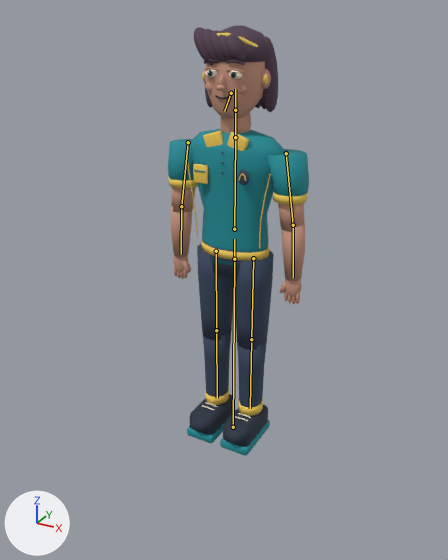
What one commit did to the glTF model public/models/aurora/maria.glb.
Both versions are drawn from a 50 mm camera at (1.186, -2.254, 1.916) aimed at (0.051, -0.189, 0.884). Lighting does not change. The marker at lower left points along +X, +Y and +Z. The picture after the commit comes second. Both versions are drawn at frame 0 of the action 'Stand'; the numbers are the values there. The bones that change, and the others that lie on the model, are drawn over the model as lines.

Objects in the first picture: 'Aurora_maria_fictional'.
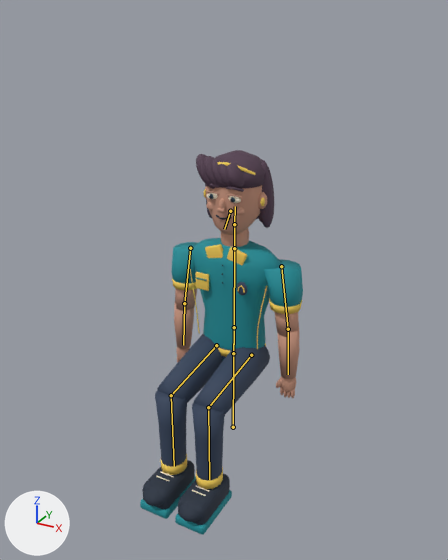
Pixel boxes [x1, y1, x2, y2] of what changed, in the pictures (448 x 560 px):
'Aurora_maria_fictional', posed (15% wider, 11% shorter): before [168, 25, 309, 456]; after [140, 150, 303, 535]
bone 'hips', root to tip: before (234, 259) to (234, 239); after (233, 353) to (234, 336)
bone 'thigh.L', root to tip: before (216, 251) to (216, 330); after (216, 345) to (171, 395)
bone 'shin.L', root to tip: before (216, 330) to (217, 398); after (171, 395) to (174, 466)
bone 'thigh.R', root to tip: before (253, 258) to (251, 339); after (251, 355) to (208, 407)
bone 'shin.R', root to tip: before (251, 339) to (250, 408); after (208, 407) to (209, 479)

The edits, one by one:
Bone 'hips' (bone_hips) moves from (0.0, 0.0, 0.0) to (0.0, -0.48, 0.0).
Bone 'thigh.L' (bone_thigh_l) turns from (0, 0, 0) to (-83, 0, 0) degrees about its own x, y and z.
Bone 'shin.L' (bone_shin_l) turns from (0, 0, 0) to (83, 0, 0) degrees about its own x, y and z.
Bone 'thigh.R' (bone_thigh_r) turns from (0, 0, 0) to (-83, 0, 0) degrees about its own x, y and z.
Bone 'shin.R' (bone_shin_r) turns from (0, 0, 0) to (83, 0, 0) degrees about its own x, y and z.
